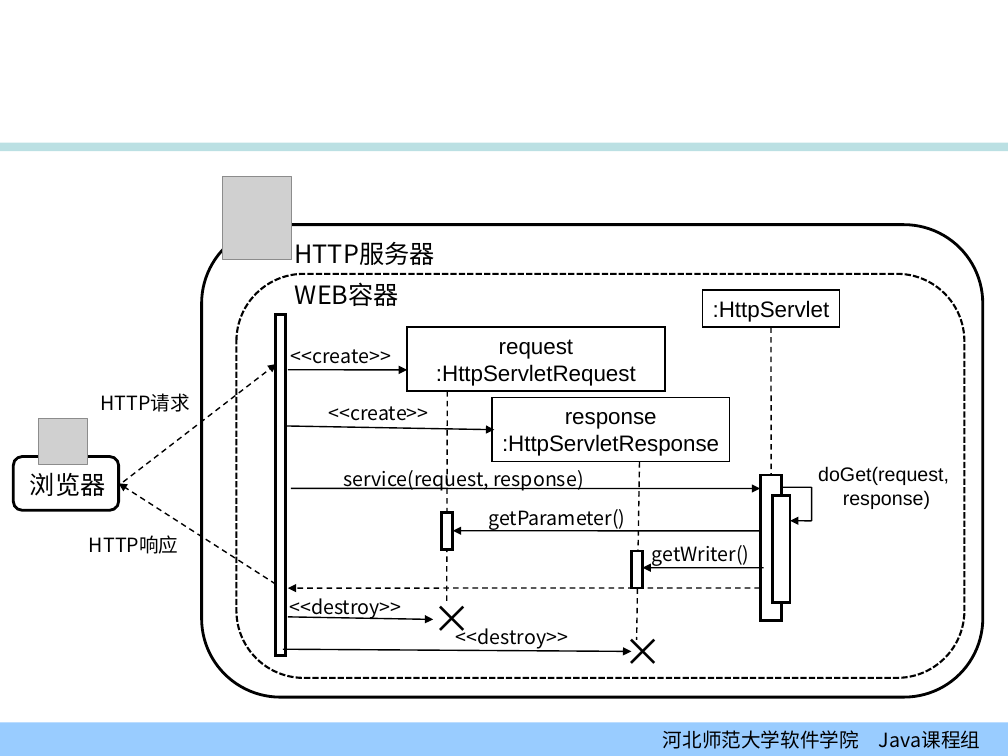
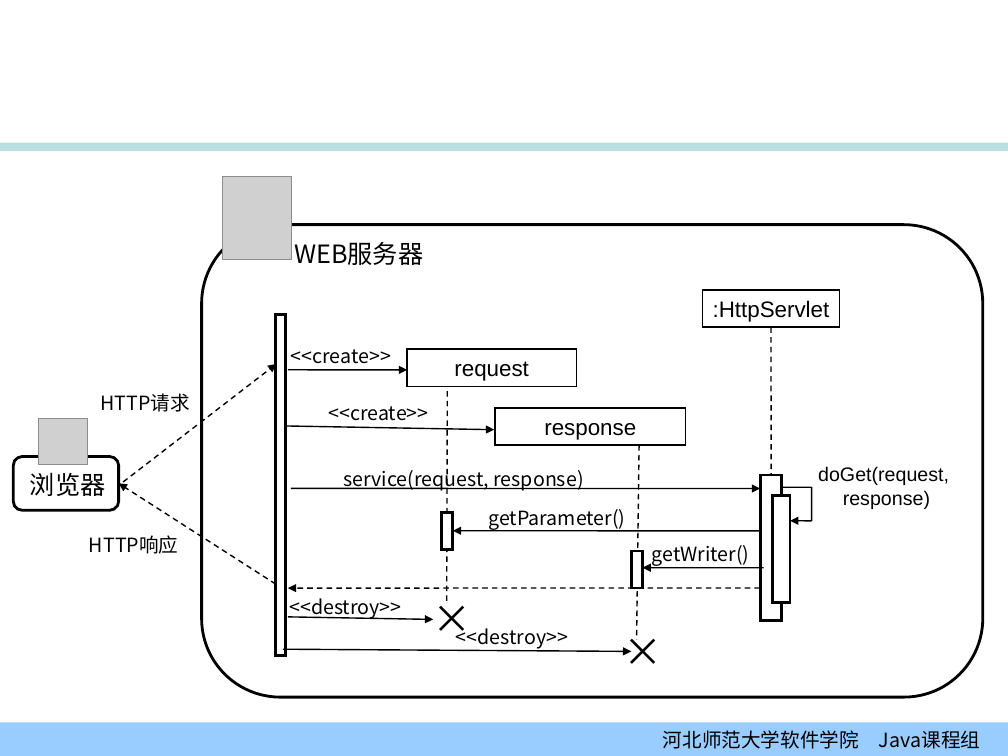
Before and after one commit to edu2act/course-JavaEE, a slide deck: slide 22 of 课程PPT/01-02_Servlet模型（一）.ppt. Drawn at 1008x756 pixels with LibreOffice and Linux fonts; fonts in the diff are those of the drawing; grey boxes stand for pictures; background and template pictures are left out. Boxes give left, top, right and bottom in pixels: in the first picture for what was removed or moved away, otherwise in the second. Text is boxed around its words. In the diff, an @@ line names an element or a change of style, - is before the commit and + after.

```diff
--- a/课程PPT/01-02_Servlet模型（一）.ppt
+++ b/课程PPT/01-02_Servlet模型（一）.ppt
@@ text at [294, 242, 423, 265]: text changed @@
-HTTP服务器
+WEB服务器
@@ rounded rectangle removed at [237, 274, 965, 678] @@
@@ text removed at [295, 282, 399, 306] @@
-WEB容器
@@ rectangle "request": place and size @@
-rectangle "request" at [407, 327, 665, 391]
+rectangle "request" at [407, 349, 577, 386]
@@ text in rectangle at [436, 364, 636, 386]: paragraph removed @@
-:HttpServletRequest
@@ rectangle "response": place and size @@
-rectangle "response" at [492, 397, 729, 462]
+rectangle "response" at [495, 408, 685, 446]
@@ text in rectangle at [502, 434, 719, 456]: paragraph removed @@
-:HttpServletResponse
@@ line moved from (639, 462) - (637, 640) to (639, 446) - (637, 640) @@
```
Also in this commit, not shown: 10 other slides changed, 3 other files.
